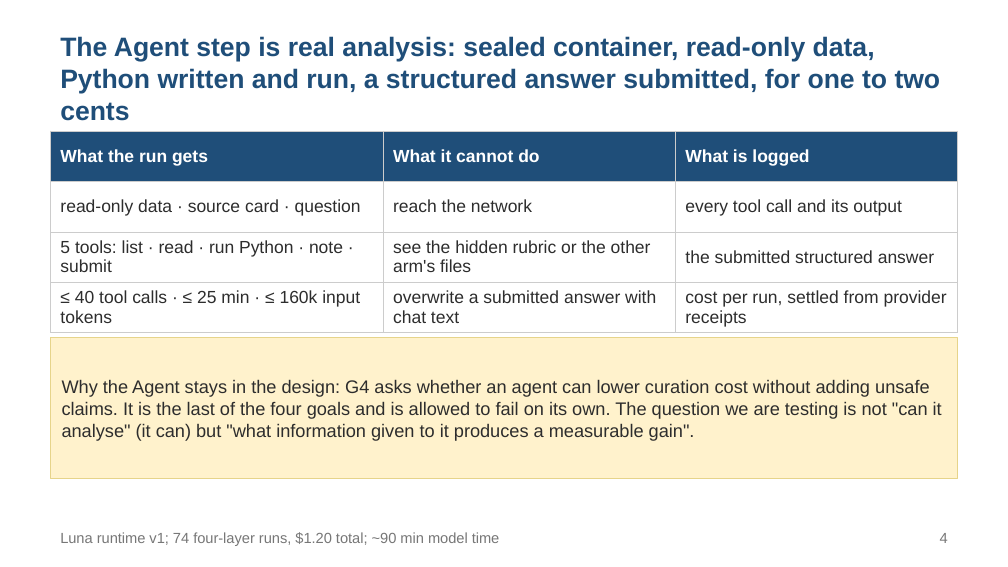
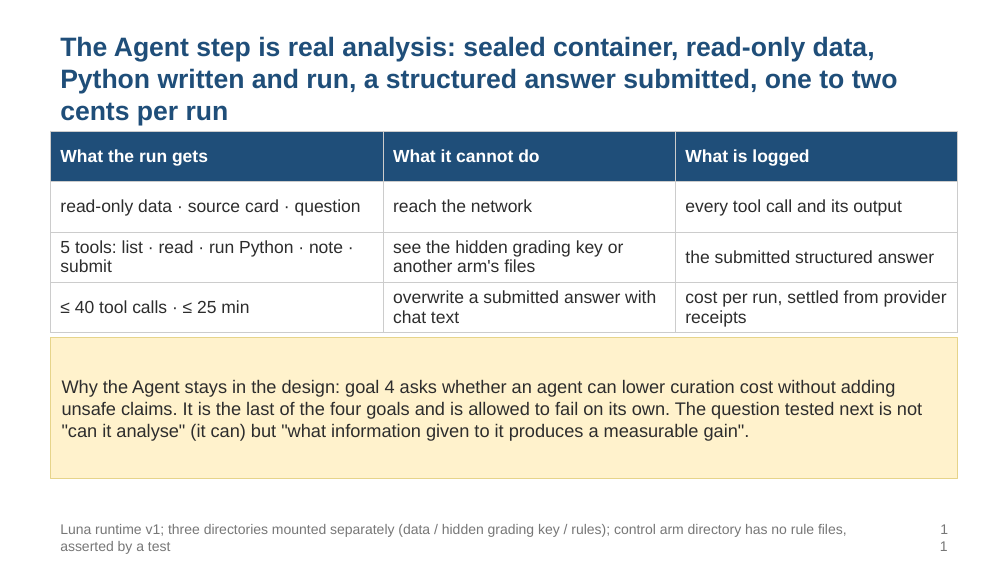
Before and after one commit to alex051107/dynamics-atlas-harness, a slide deck: slide 11 of review/rules-agent-study-20260909/development-results/SOOJUNG_DISCUSSION_20260910_EN.pptx (slide 4 before the commit). Drawn at 1008x567 pixels with LibreOffice and Linux fonts; fonts in the diff are those of the drawing. Boxes give left, top, right and bottom in pixels: in the first picture for what was removed or moved away, otherwise in the second. Text is boxed around its words. In the diff, an @@ line names an element or a change of style, - is before the commit and + after.

```diff
--- a/review/rules-agent-study-20260909/development-results/SOOJUNG_DISCUSSION_20260910_EN.pptx
+++ b/review/rules-agent-study-20260909/development-results/SOOJUNG_DISCUSSION_20260910_EN.pptx
@@ text at box(60, 36, 898, 125): text changed @@
-The Agent step is real analysis: sealed container, read-only data, Python written and run, a structured answer submitted, for one to two cents
+The Agent step is real analysis: sealed container, read-only data, Python written and run, a structured answer submitted, one to two cents per run
@@ table at box(50, 131, 958, 331) @@
-row 3, column 2: see the hidden rubric or the other arm's files
+row 3, column 2: see the hidden grading key or another arm's files
-row 4, column 1: ≤ 40 tool calls · ≤ 25 min · ≤ 160k input tokens
+row 4, column 1: ≤ 40 tool calls · ≤ 25 min
@@ text at box(62, 379, 922, 441): text changed @@
-Why the Agent stays in the design: G4 asks whether an agent can lower curation cost without adding unsafe claims. It is the last of the four goals and is allowed to fail on its own. The question we are testing is not "can it analyse" (it can) but "what information given to it produces a measurable gain".
+Why the Agent stays in the design: goal 4 asks whether an agent can lower curation cost without adding unsafe claims. It is the last of the four goals and is allowed to fail on its own. The question tested next is not "can it analyse" (it can) but "what information given to it produces a measurable gain".
@@ text at box(60, 524, 847, 554): text changed; size 10.5 to 10 pt @@
-Luna runtime v1; 74 four-layer runs, $1.20 total; ~90 min model time
+Luna runtime v1; three directories mounted separately (data / hidden grading key / rules); control arm directory has no rule files, asserted by a test
@@ text at box(940, 533, 948, 543): text changed; size 10.5 to 10 pt @@
-4
+11
```
Also in this commit, not shown: 22 other slides changed, 3 slides added, 11 other files.
